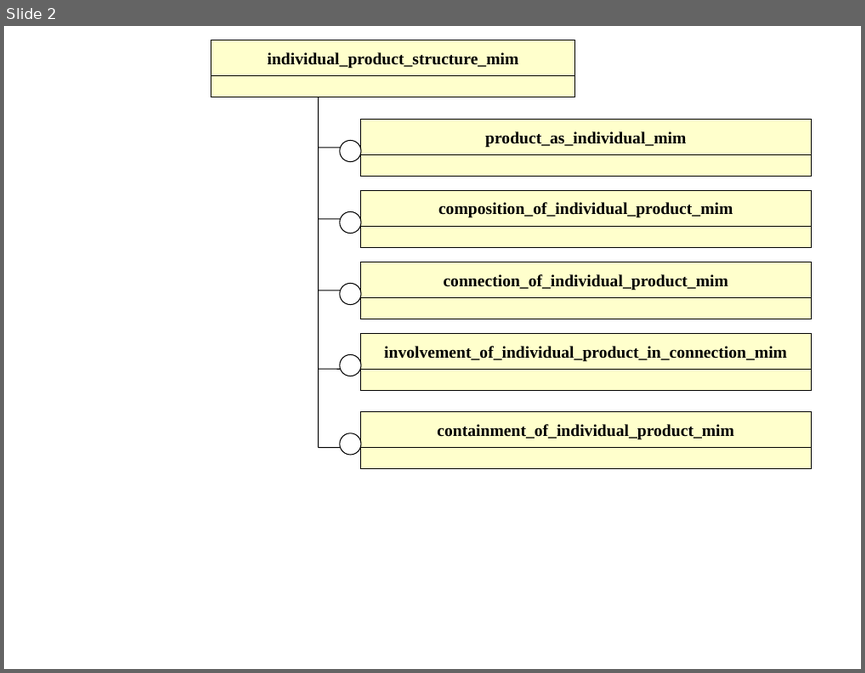
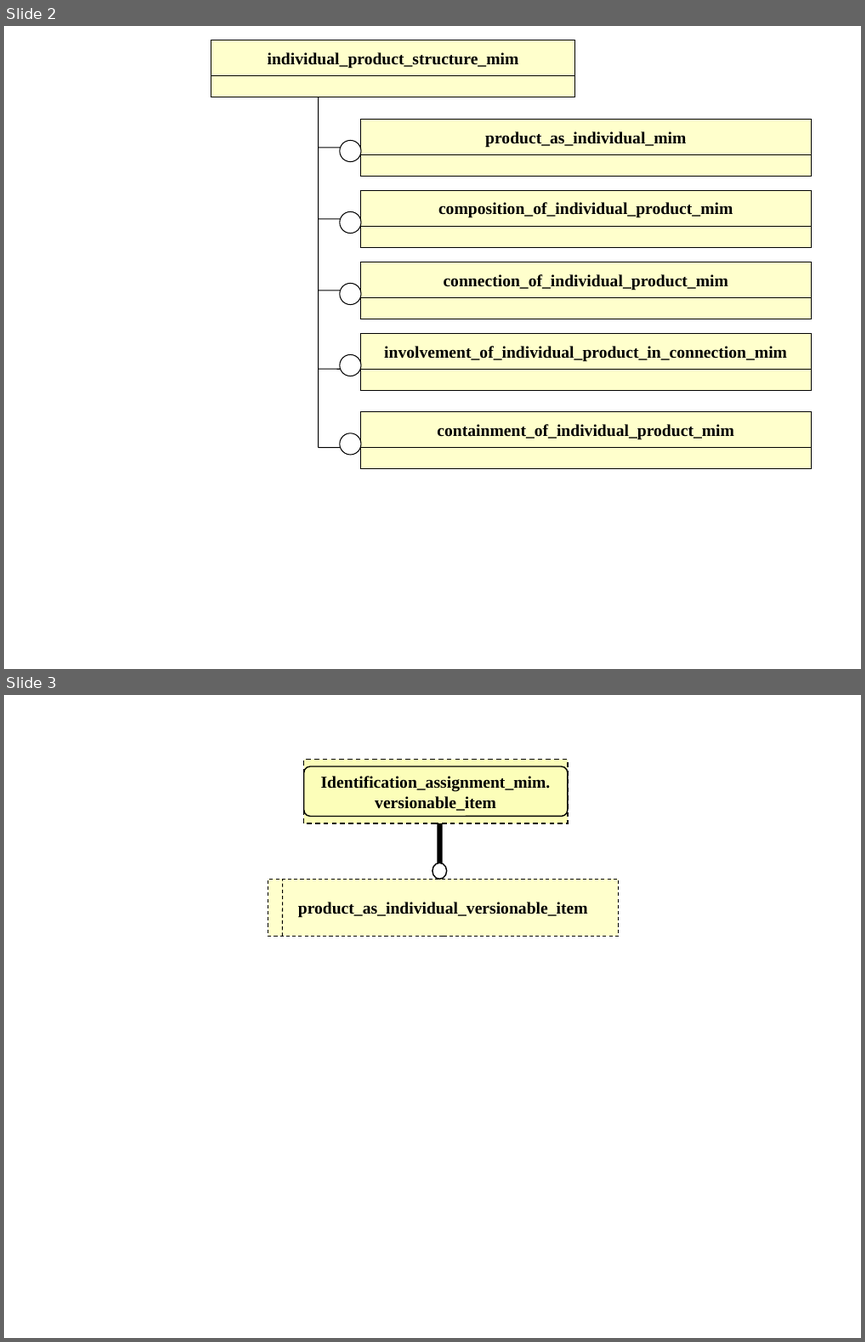
Before and after one commit to starseeker/stepmod_mirror, a slide deck: data/modules/individual_product_structure/individual_product_structure.ppt. Shown one above the other, each under a label of ours: slide 2 before the commit, slides 2 and 3 after it. The pictures are 865x673 and 865x1342 pixels, drawn with LibreOffice and Linux fonts; fonts in the diff are those of the drawing. Boxes give left, top, right and bottom in pixels: in the first picture for what was removed or moved away, otherwise in the second. Text is boxed around its words. In the diff, an @@ line names an element or a change of style, - is before the commit and + after.

Commit message:
versionable_item fix

```diff
--- a/data/modules/individual_product_structure/individual_product_structure.ppt
+++ b/data/modules/individual_product_structure/individual_product_structure.ppt
@@ slide 3 added at box(4, 695, 861, 1338), background #FFFFFF @@
@@ rectangle added at box(304, 760, 568, 823), fill #FCFEB9, outline #000000 0.99 pt dashed, 14 pt, text #000000, bold @@
+Identification_assignment_mim.
+versionable_item
@@ rounded rectangle added at box(304, 766, 568, 816), outline #000000 0.99 pt @@
@@ line added from (439, 823) to (439, 867), #000000 4.51 pt @@
@@ ellipse added at box(432, 863, 447, 879), fill #FFFFFF, outline #000000 0.99 pt @@
@@ rectangle added at box(268, 879, 618, 936), fill #FFFFCC, outline #000000 0.74 pt dashed, 14 pt, text #000000, bold @@
+product_as_individual_versionable_item
@@ line added from (283, 936) to (283, 879), #000000 0.74 pt dashed @@
```
Also in this commit, not shown: 6 other files.
